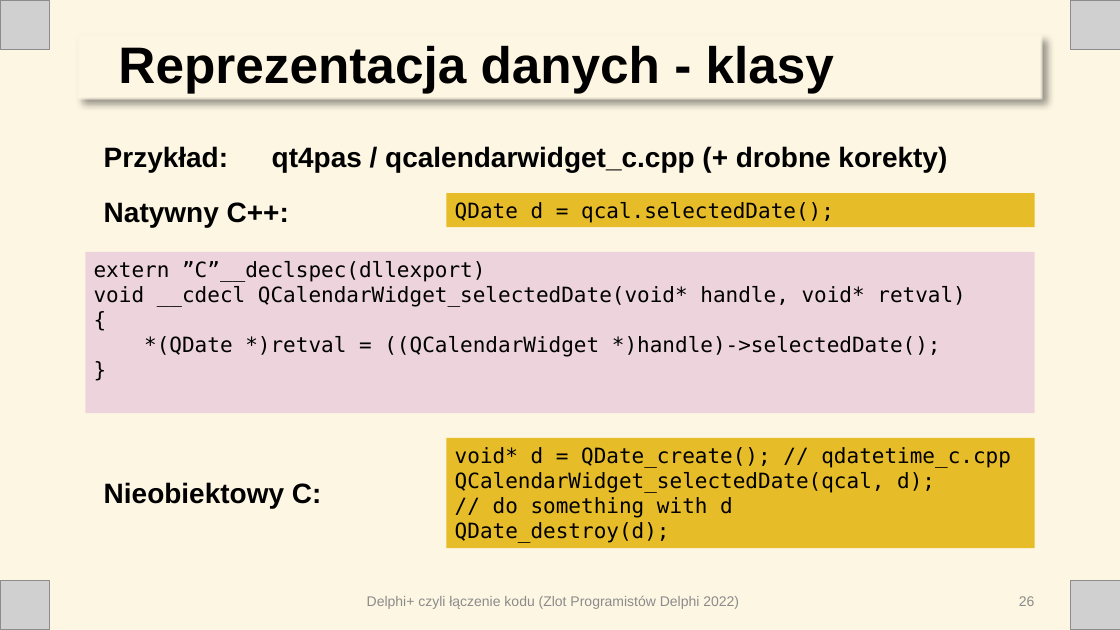
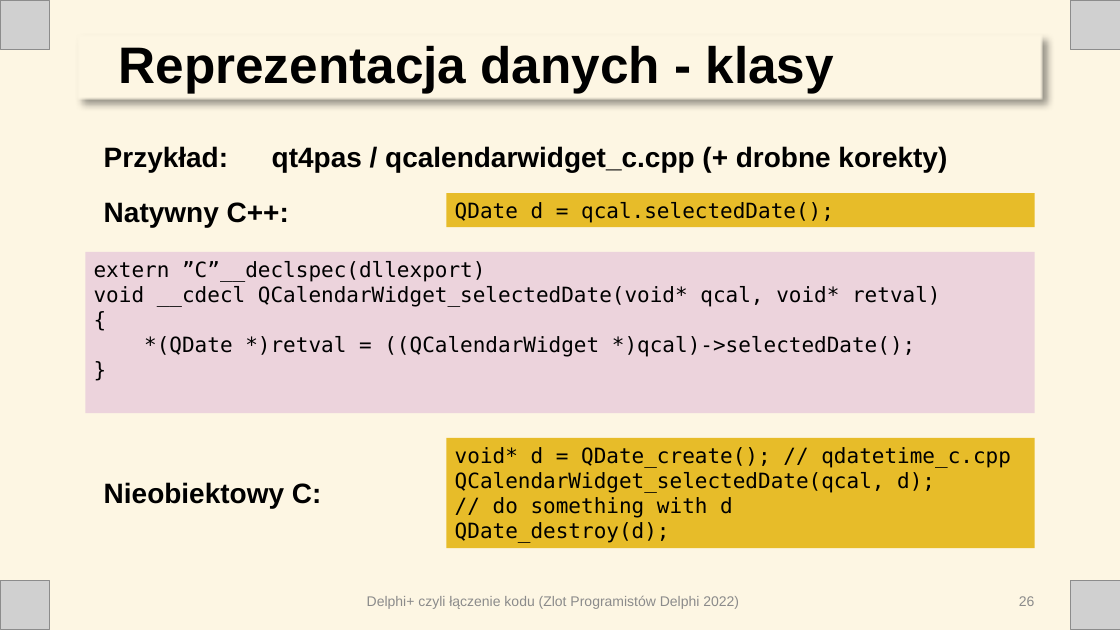
Before and after one commit to ttyrakow/zlot22, a slide deck: slide 26 of prezentacja/DelphiPlus.pptx. Drawn at 1120x630 pixels with LibreOffice and Linux fonts; fonts in the diff are those of the drawing; grey boxes stand for pictures. Boxes give left, top, right and bottom in pixels: in the first picture for what was removed or moved away, otherwise in the second. Text is boxed around its words. In the diff, an @@ line names an element or a change of style, - is before the commit and + after.

```diff
--- a/prezentacja/DelphiPlus.pptx
+++ b/prezentacja/DelphiPlus.pptx
@@ text in rectangle at [94,286,940,307]: text changed @@
-void __cdecl QCalendarWidget_selectedDate(void* handle, void* retval)
+void __cdecl QCalendarWidget_selectedDate(void* qcal, void* retval)
@@ text in rectangle at [144,336,915,357]: text changed @@
-*(QDate *)retval = ((QCalendarWidget *)handle)->selectedDate();
+*(QDate *)retval = ((QCalendarWidget *)qcal)->selectedDate();
```
Also in this commit, not shown: 5 other slides changed, 10 other files.
